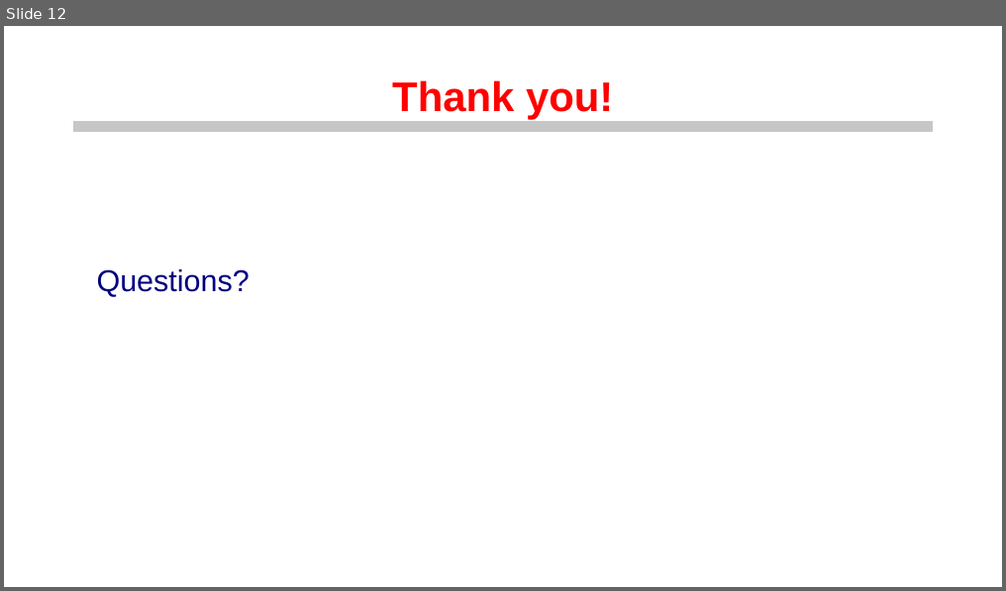
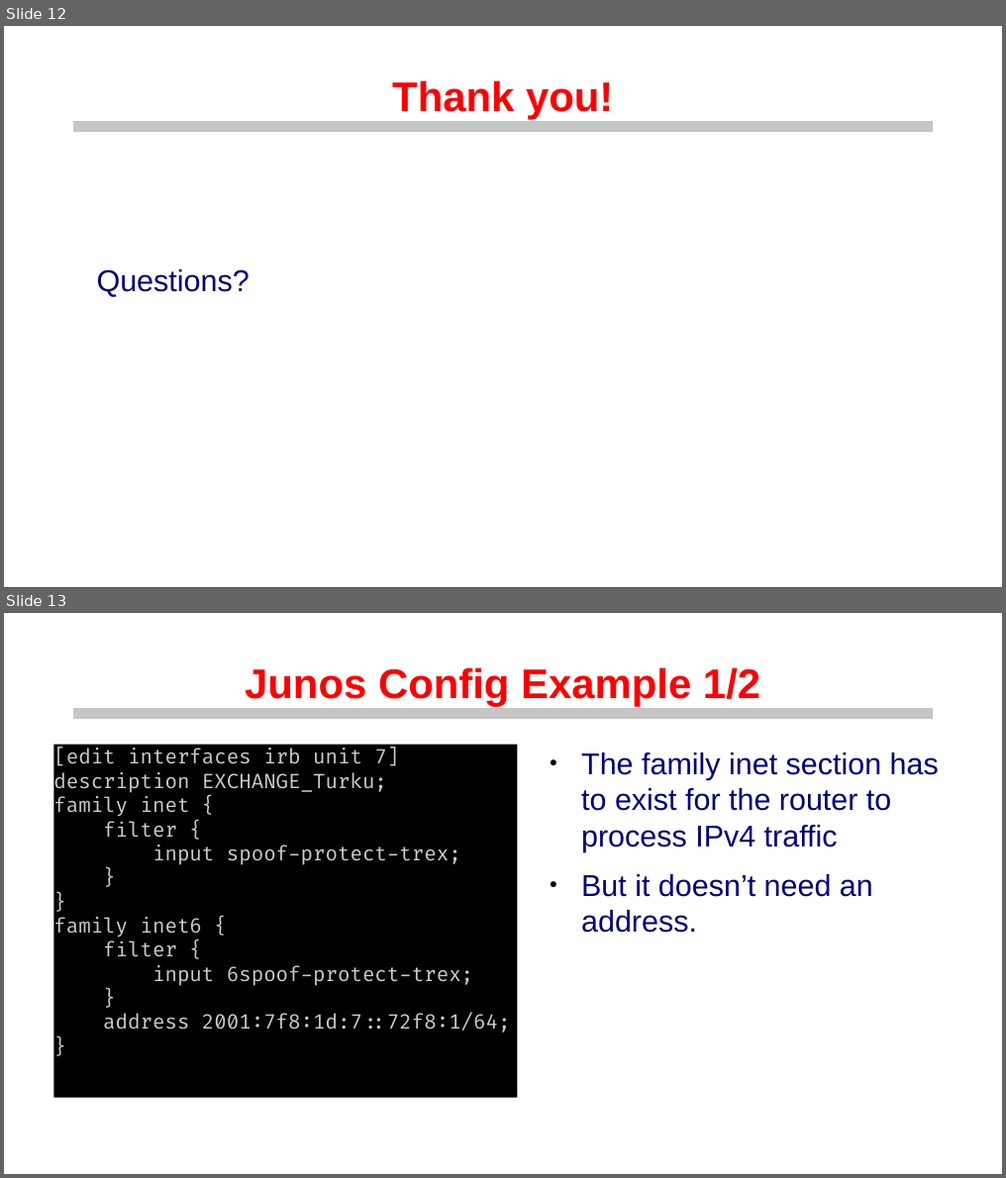
Before and after one commit to euro-ix/rfc8950-ixp, a slide deck: presentations/ipv6-only-ixps.odp. Shown one above the other, each under a label of ours: slide 12 before the commit, slides 12 and 13 after it. The pictures are 1006x591 and 1006x1178 pixels, drawn with LibreOffice and Linux fonts; fonts in the diff are those of the drawing; background and template pictures are left out. Boxes give left, top, right and bottom in pixels: in the first picture for what was removed or moved away, otherwise in the second. Text is boxed around its words. In the diff, an @@ line names an element or a change of style, - is before the commit and + after.

```diff
--- a/presentations/ipv6-only-ixps.odp
+++ b/presentations/ipv6-only-ixps.odp
@@ slide 13 added at (x1=4, y1=613, x2=1002, y2=1174), background #FFFFFF; not listed: 1 template element that a slide beside it also shows @@
@@ title added at (x1=245, y1=667, x2=760, y2=707), 33 pt, text #FF0000, bold @@
+Junos Config Example 1/2
@@ text added at (x1=54, y1=745, x2=518, y2=1097), fill #000000, 16 pt, text #CCCCCC @@
+[edit interfaces irb unit 7]
+description EXCHANGE_Turku;
+family inet {
+filter {
+input spoof-protect-trex;
+}
+}
+family inet6 {
+filter {
+input 6spoof-protect-trex;
+}
+address 2001:7f8:1d:7::72f8:1/64;
+}
@@ text added at (x1=581, y1=753, x2=939, y2=933), 24 pt, text #000080 @@
+● The family inet section has to exist for the router to process IPv4 traffic
+● But it doesn’t need an address.
```
Also in this commit, not shown: 6 slides changed, 2 other slides added, 1 other file.
